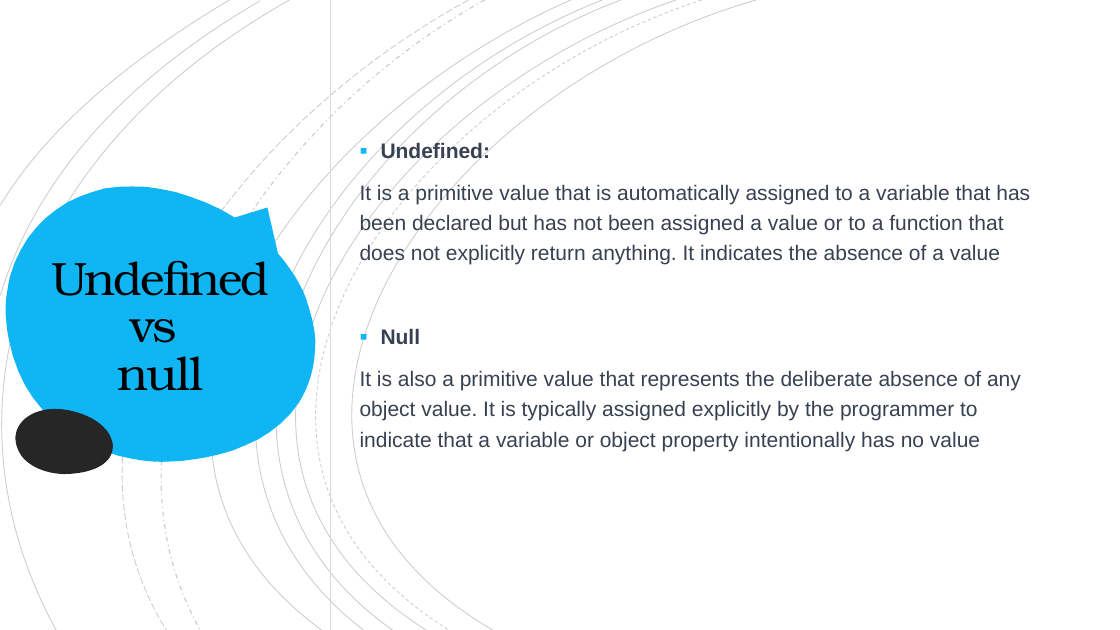
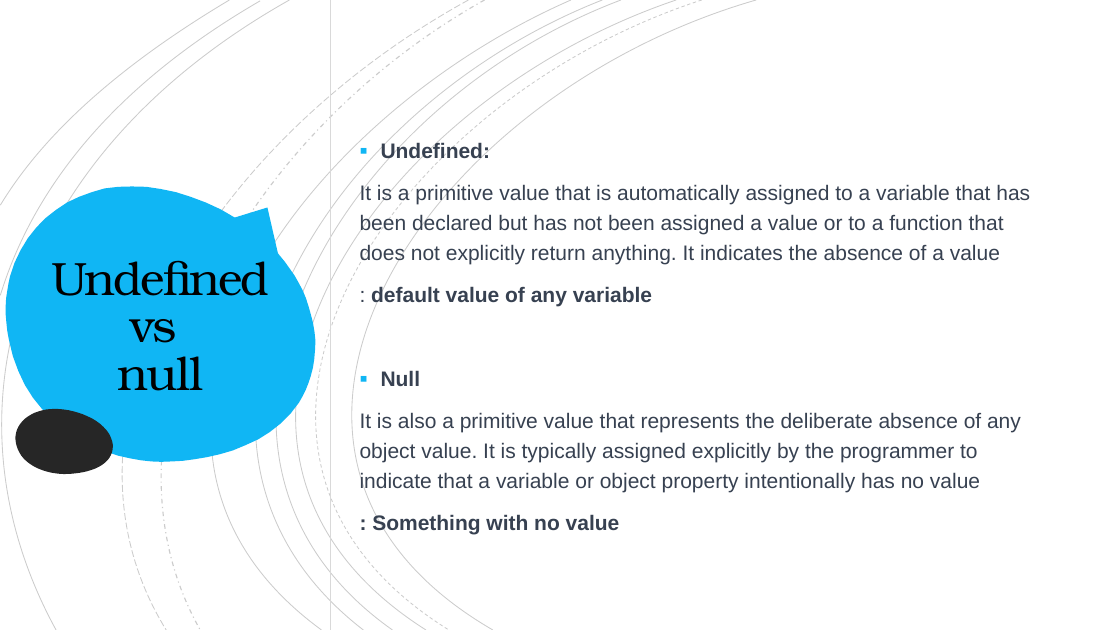
Before and after one commit to venkatch669/ashokit-august-23, a slide deck: slide 18 of javascript/Javascript_1.pptx. Drawn at 1120x630 pixels with LibreOffice and Linux fonts; fonts in the diff are those of the drawing. Boxes give left, top, right and bottom in pixels: in the first picture for what was removed or moved away, otherwise in the second. Text is boxed around its words. In the diff, an @@ line names an element or a change of style, - is before the commit and + after.

```diff
--- a/javascript/Javascript_1.pptx
+++ b/javascript/Javascript_1.pptx
@@ text at (371, 286, 652, 307): paragraph added @@
+: default value of any variable
@@ text at (372, 514, 620, 535): paragraph added @@
+: Something with no value
```
Also in this commit, not shown: 4 other files.
